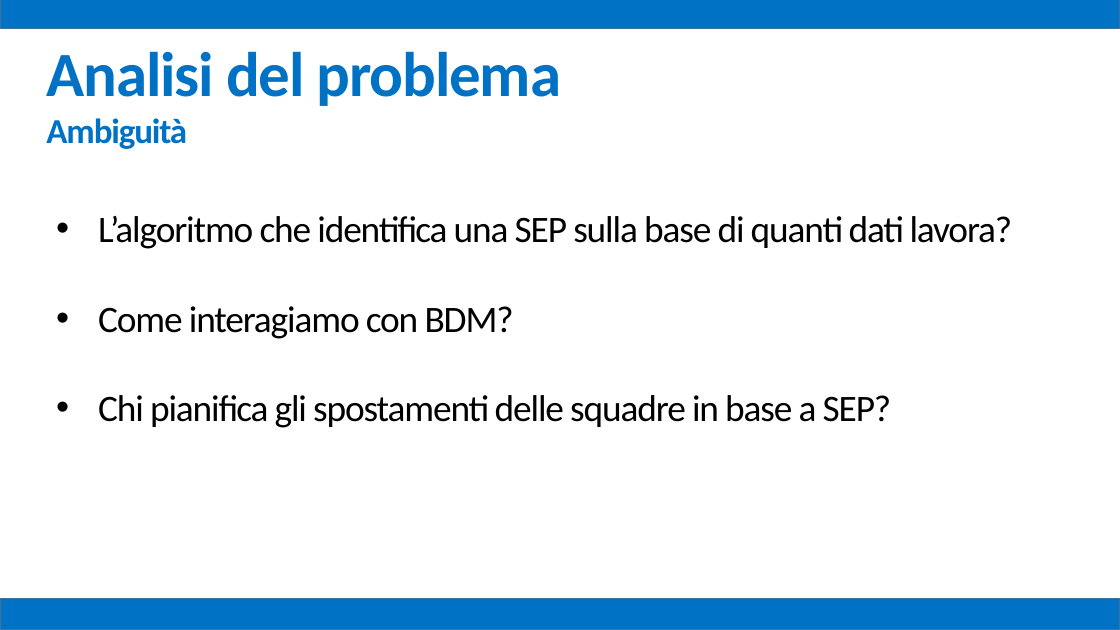
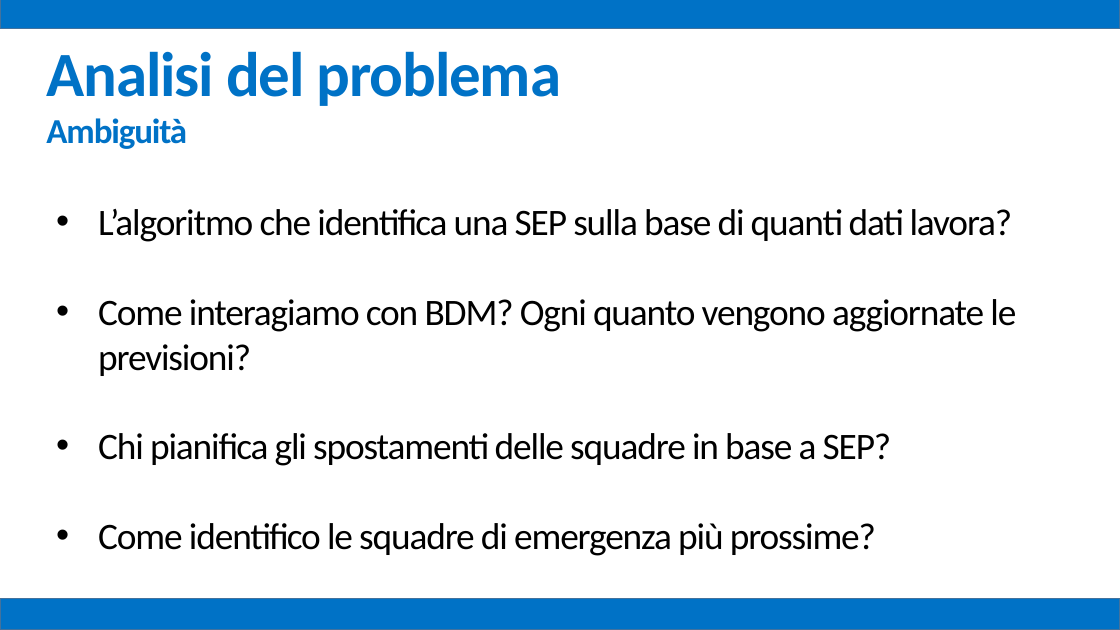
Before and after one commit to mz1991/ProgettoFebbraio2015, a slide deck: slide 9 of Febbraio 2015.pptx. Drawn at 1120x630 pixels with LibreOffice and Linux fonts; fonts in the diff are those of the drawing. Boxes give left, top, right and bottom in pixels: in the first picture for what was removed or moved away, otherwise in the second. Text is boxed around its words. In the diff, an @@ line names an element or a change of style, - is before the commit and + after.

```diff
--- a/Febbraio 2015.pptx
+++ b/Febbraio 2015.pptx
@@ text at [98,299,1016,376]: text changed @@
-• Come interagiamo con BDM?
+• Come interagiamo con BDM? Ogni quanto vengono aggiornate le previsioni?
@@ text at [98,523,876,556]: paragraph added @@
+• Come identifico le squadre di emergenza più prossime?
```
Also in this commit, not shown: 35 other slides changed, 7 other files.
